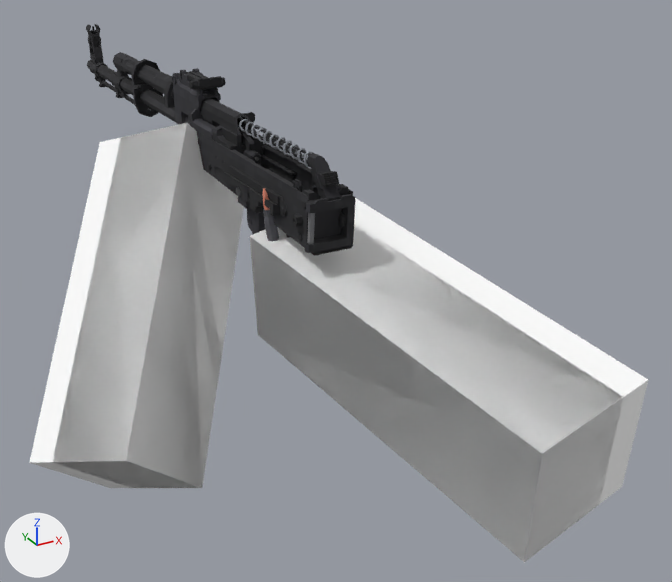
Renders of the glTF model src/main/resources/assets/gcr/model_assets/gltf/ak74m.gltf from each side of a commit.
One viewpoint serves both versions: a camera (50 mm lens) standing at (-3.02, -6.52, 2.09) and looking at (0.77, 0.37, -1.36). Lighting does not change. The marker at lower left points along +X, +Y and +Z. The older version comes first. Vertices at exactly the same position are counted once.
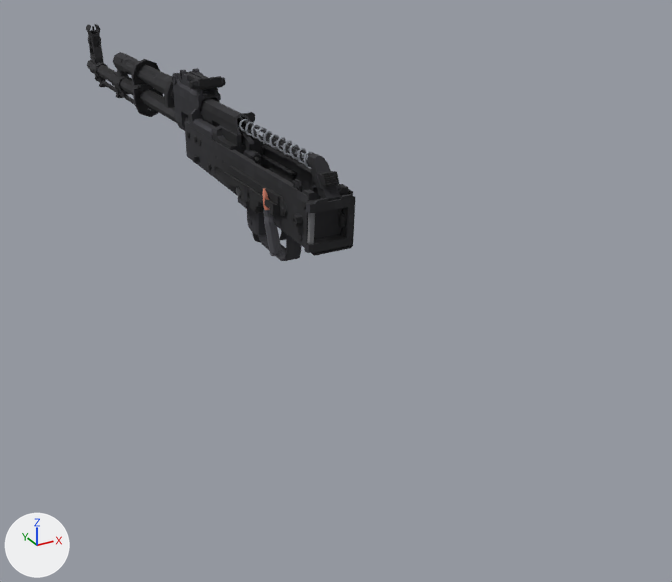
The change, as a list of edits to the scene's bpy script:
```text
Change mat_material_0:
    remove # nodes: BsdfPrincipled, OutputMaterial
    remove # colours: white #ffffff
    nodes: BsdfPrincipled, Math x2, OutputMaterial, TexImage
    uses the picture img_ak74m_png
Change me_mesh_0:
    used by ob_mesh_0; location = (0.0, 0.0, 0.0)
    remove me_mesh_0.from_pydata(...)  # 5461 vertices, 10165 faces; spans x -2.14..1.33, y -3.09..5.3, z -2.86..0.51
    add me_mesh_0.from_pydata(...)  # 5429 vertices, 10117 faces; spans x -0.25..0.42, y -1.01..5.3, z -0.72..0.51
    me_mesh_0 part 1: the loose piece of 8 vertices spanning x -2.14..0.42, y -0.54..2.25, z -2.86..0.16 is deleted
    me_mesh_0 part 2: the loose piece of 8 vertices spanning x -1.99..0.42, y -0.54..2.06, z -2.79..0.16 is deleted
    me_mesh_0 part 3: the loose piece of 8 vertices spanning x -0.31..1.33, y -3.09..0.16, z -1.92..-0.3 is deleted
    me_mesh_0 part 4: the loose piece of 8 vertices spanning x -0.31..1.08, y -3.09..0.12, z -1.92..-0.33 is deleted
    me_mesh_0 part 5: 10117 faces spanning x -0.25..0.42, y -1.01..5.3, z -0.72..0.51 switch from mat_material_1 to mat_material_0
```

What differs and where, as boxes [x1, y1, x2, y2] in the pictures (672 x 582 px):
'Mesh_0', reshaped (56% narrower, 56% shorter): before [29, 24, 648, 562]; after [86, 24, 356, 261]
part 1 of me_mesh_0, deleted: before [29, 124, 243, 488]
part 2 of me_mesh_0, deleted: before [53, 123, 244, 488]
part 3 of me_mesh_0, deleted: before [251, 198, 648, 561]
part 4 of me_mesh_0, deleted: before [250, 223, 623, 562]
part 5 of me_mesh_0, edited (looks the same): [86, 24, 356, 256] in both
